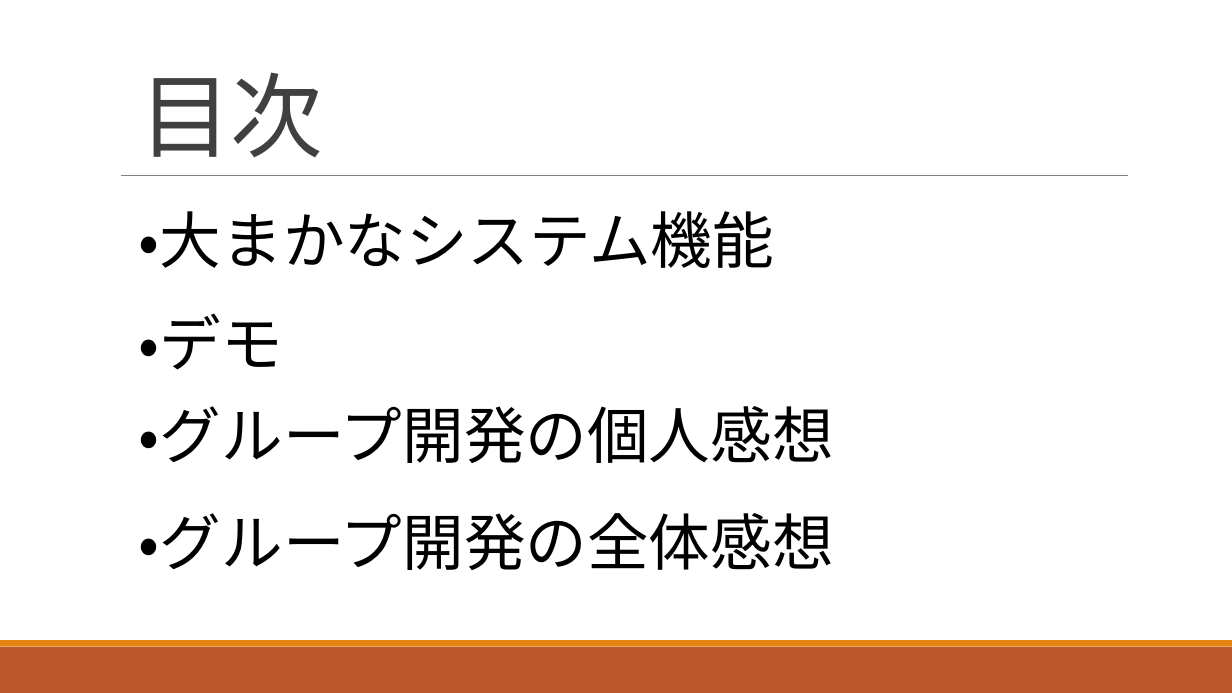
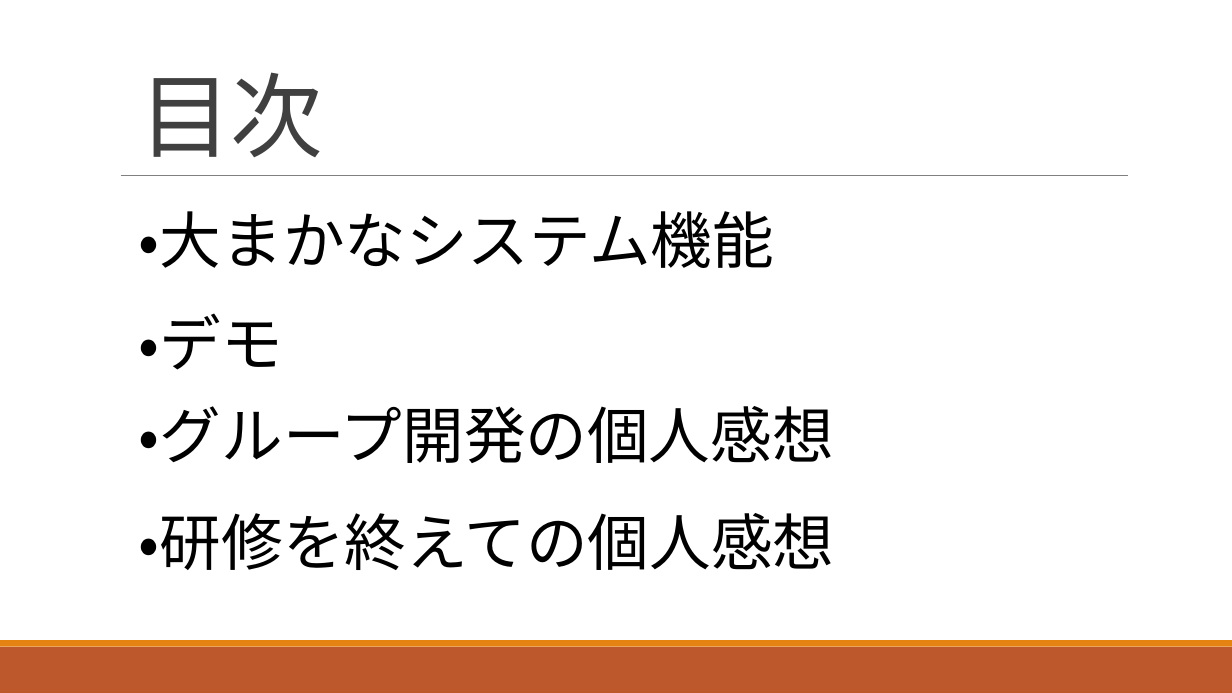
Before and after one commit to ShunjiYamamoto/groupA, a slide deck: slide 3 of 9.発表資料/グループ開発_Aグループ発表資料.pptx. Drawn at 1232x693 pixels with LibreOffice and Linux fonts; fonts in the diff are those of the drawing. Boxes give left, top, right and bottom in pixels: in the first picture for what was removed or moved away, otherwise in the second. Text is boxed around its words. In the diff, an @@ line names an element or a change of style, - is before the commit and + after.

```diff
--- a/9.発表資料/グループ開発_Aグループ発表資料.pptx
+++ b/9.発表資料/グループ開発_Aグループ発表資料.pptx
@@ text at <box>139,513,834,570</box>: text changed @@
-・グループ開発の全体感想
+・研修を終えての個人感想
```
Also in this commit, not shown: 7 other slides changed, 2 slides added, 1 slide removed.
